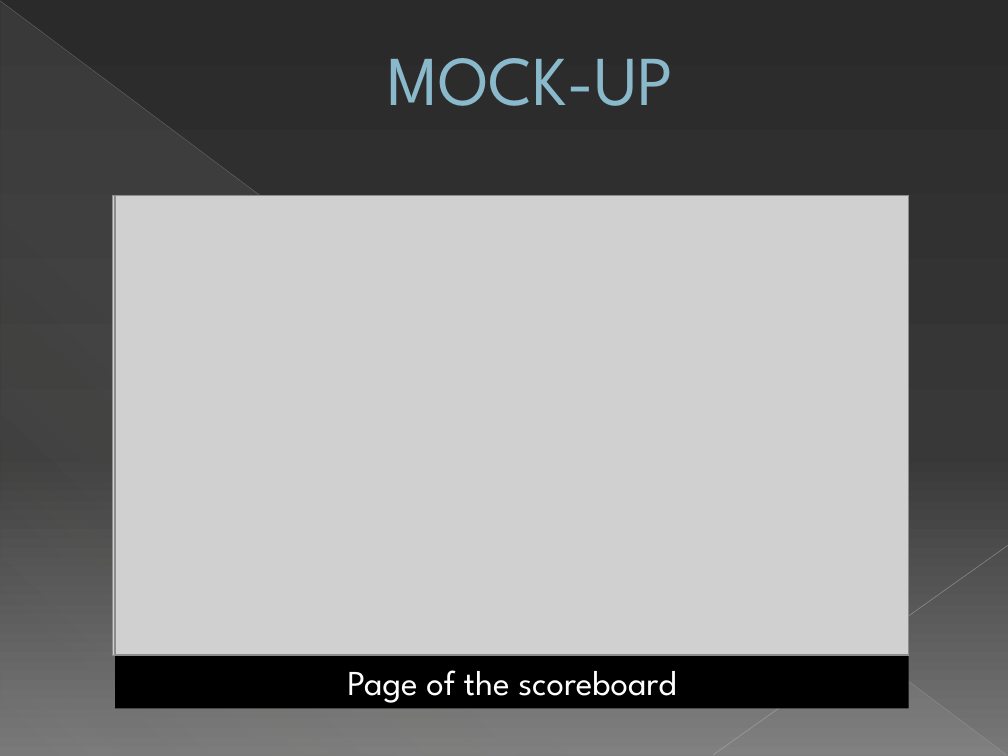
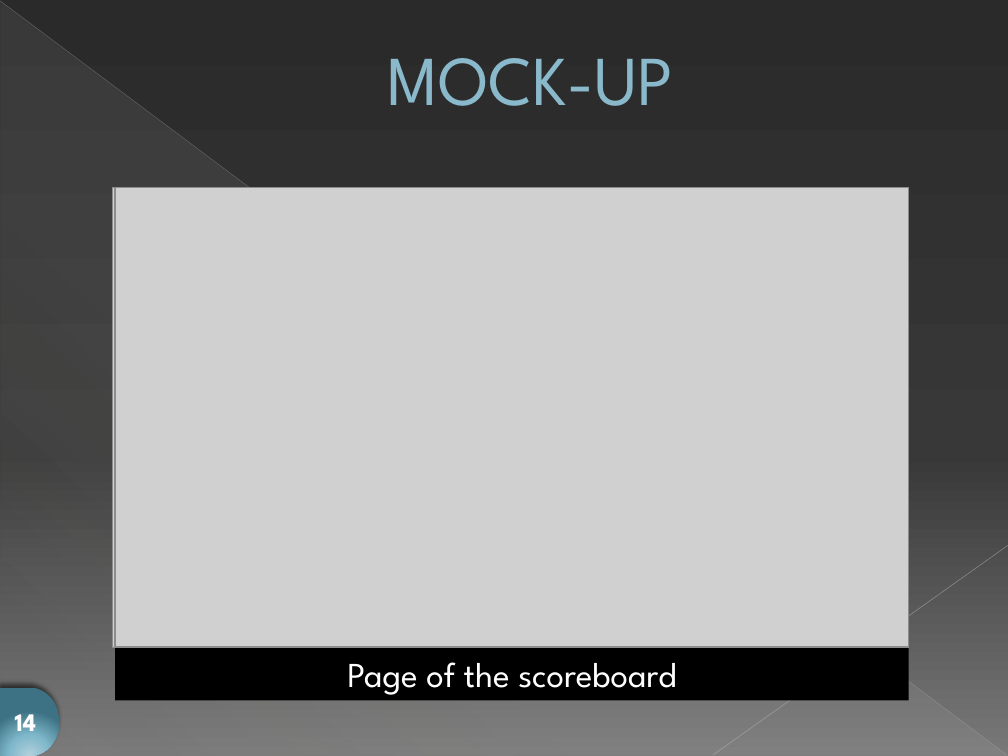
Before and after one commit to lmontion/ABC-Geometrie, a slide deck: slide 14 of ABC de la Géométrie.pptx. Drawn at 1008x756 pixels with LibreOffice and Linux fonts; fonts in the diff are those of the drawing; grey boxes stand for pictures. Boxes give left, top, right and bottom in pixels: in the first picture for what was removed or moved away, otherwise in the second. Text is boxed around its words. In the diff, an @@ line names an element or a change of style, - is before the commit and + after.

```diff
--- a/ABC de la Géométrie.pptx
+++ b/ABC de la Géométrie.pptx
@@ 4 pictures, 1 rectangle: place and size @@
-4 pictures, 1 rectangle at bbox=[113, 196, 909, 709]
+4 pictures, 1 rectangle at bbox=[113, 187, 909, 701]
@@ flow chart delay added at bbox=[0, 687, 59, 756], fill gradient #B3D0DC to #81B8CC to #3D7283, 18 pt, text #FFFFFF, bold @@
+14
```
Also in this commit, not shown: 26 other slides changed, 2 other files.
